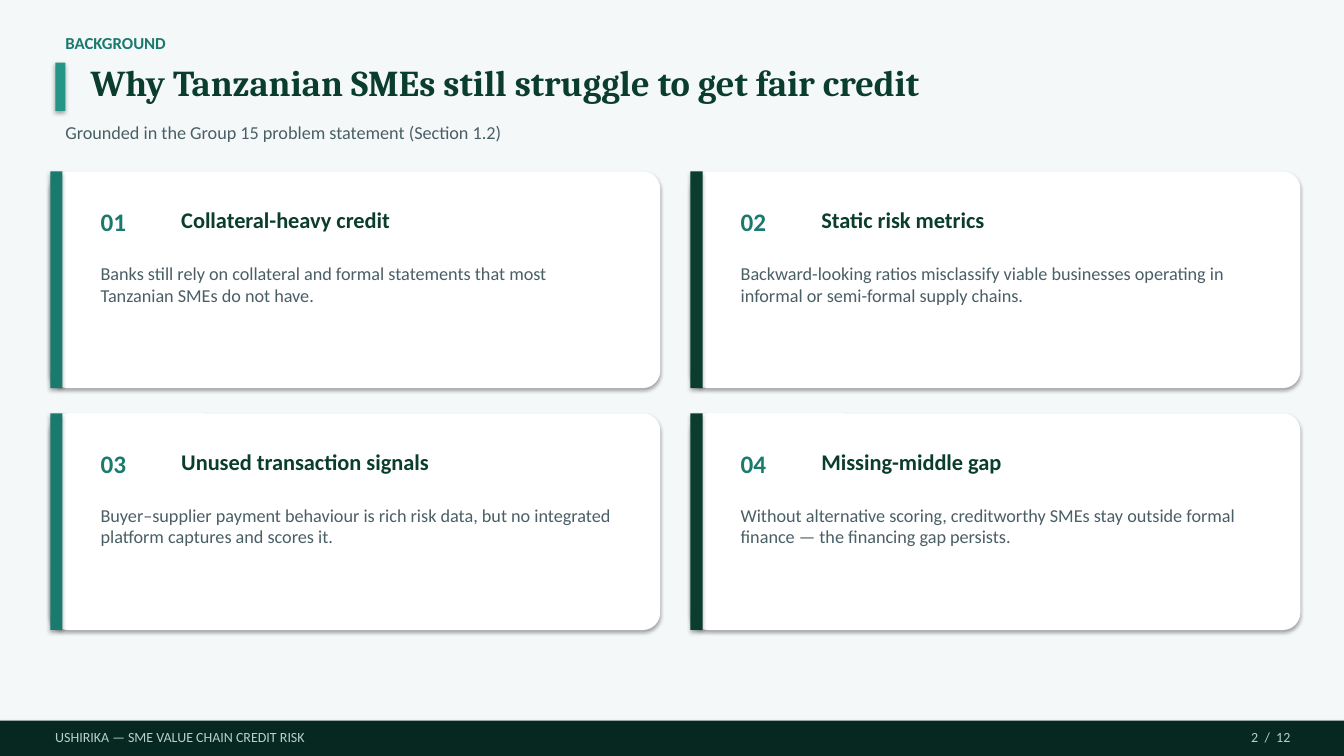
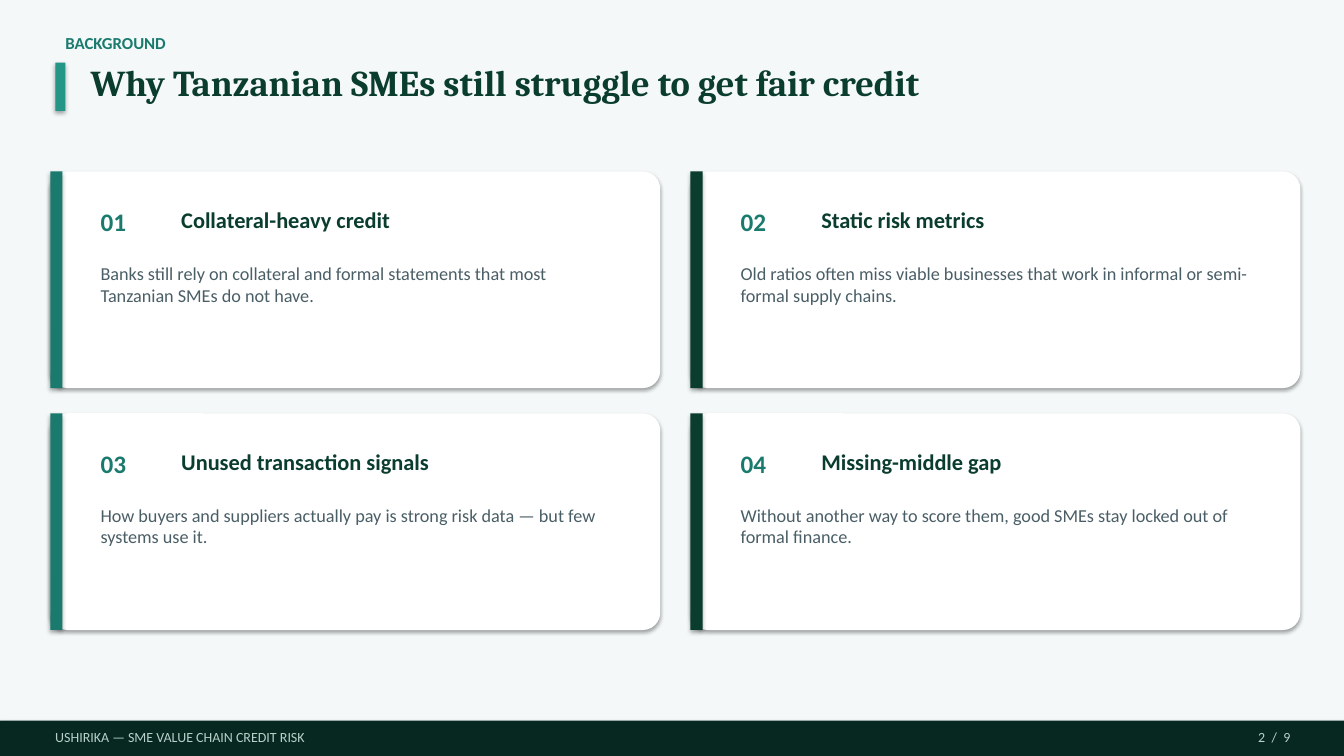
Before and after one commit to Dmmkuliku/ushirika-sme-credit, a slide deck: slide 2 of Presentation/Ushirika_Group15_Defence_v13.pptx. Drawn at 1344x756 pixels with LibreOffice and Linux fonts; fonts in the diff are those of the drawing. Boxes give left, top, right and bottom in pixels: in the first picture for what was removed or moved away, otherwise in the second. Text is boxed around its words. In the diff, an @@ line names an element or a change of style, - is before the commit and + after.

```diff
--- a/Presentation/Ushirika_Group15_Defence_v13.pptx
+++ b/Presentation/Ushirika_Group15_Defence_v13.pptx
@@ text removed at (x1=65, y1=126, x2=502, y2=142) @@
-Grounded in the Group 15 problem statement (Section 1.2)
@@ text at (x1=741, y1=267, x2=1247, y2=305): text changed @@
-Backward-looking ratios misclassify viable businesses operating in informal or semi-formal supply chains.
+Old ratios often miss viable businesses that work in informal or semi-formal supply chains.
@@ text at (x1=101, y1=509, x2=595, y2=546): text changed @@
-Buyer–supplier payment behaviour is rich risk data, but no integrated platform captures and scores it.
+How buyers and suppliers actually pay is strong risk data — but few systems use it.
@@ text at (x1=741, y1=509, x2=1228, y2=543): text changed @@
-Without alternative scoring, creditworthy SMEs stay outside formal finance — the financing gap persists.
+Without another way to score them, good SMEs stay locked out of formal finance.
@@ text at (x1=1258, y1=733, x2=1290, y2=742): text changed @@
-2 / 12
+2 / 9
```
Also in this commit, not shown: 6 other slides changed, 2 slides added, 5 slides removed, 3 other files.
